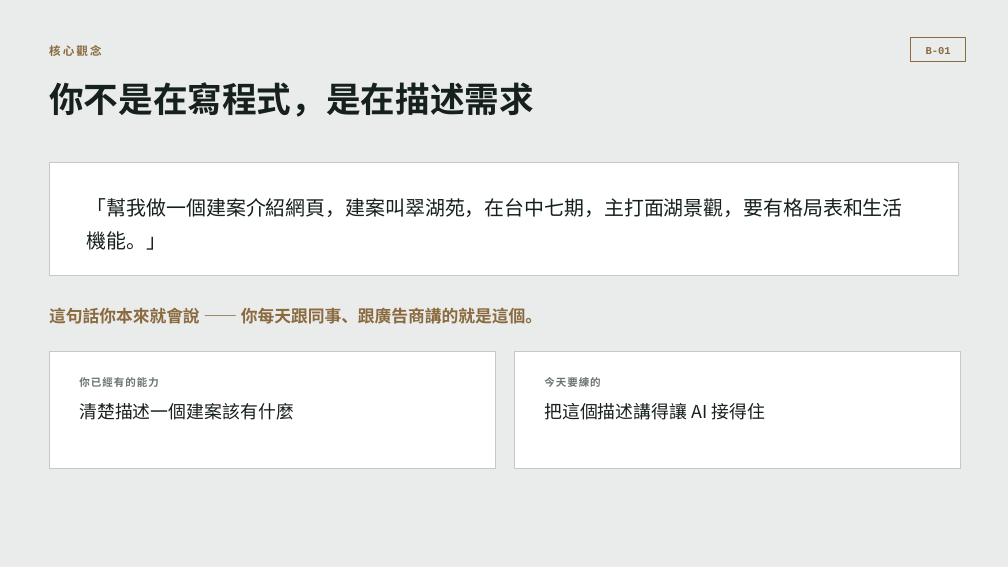
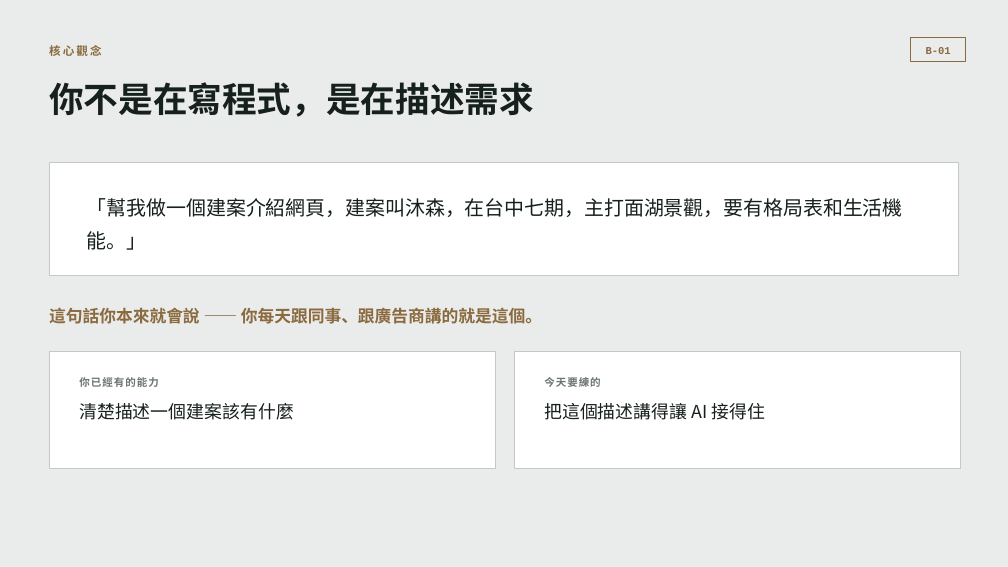
Before and after one commit to b39070566/architectureAiClass, a slide deck: slide 7 of slides/vibe-coding-workshop.pptx. Drawn at 1008x567 pixels with LibreOffice and Linux fonts; fonts in the diff are those of the drawing. Boxes give left, top, right and bottom in pixels: in the first picture for what was removed or moved away, otherwise in the second. Text is boxed around its words. In the diff, an @@ line names an element or a change of style, - is before the commit and + after.

```diff
--- a/slides/vibe-coding-workshop.pptx
+++ b/slides/vibe-coding-workshop.pptx
@@ text at box(87, 198, 903, 250): text changed @@
-「幫我做一個建案介紹網頁，建案叫翠湖苑，在台中七期，主打面湖景觀，要有格局表和生活機能。」
+「幫我做一個建案介紹網頁，建案叫沐森，在台中七期，主打面湖景觀，要有格局表和生活機能。」
```
Also in this commit, not shown: 6 other slides changed, 21 other files.
